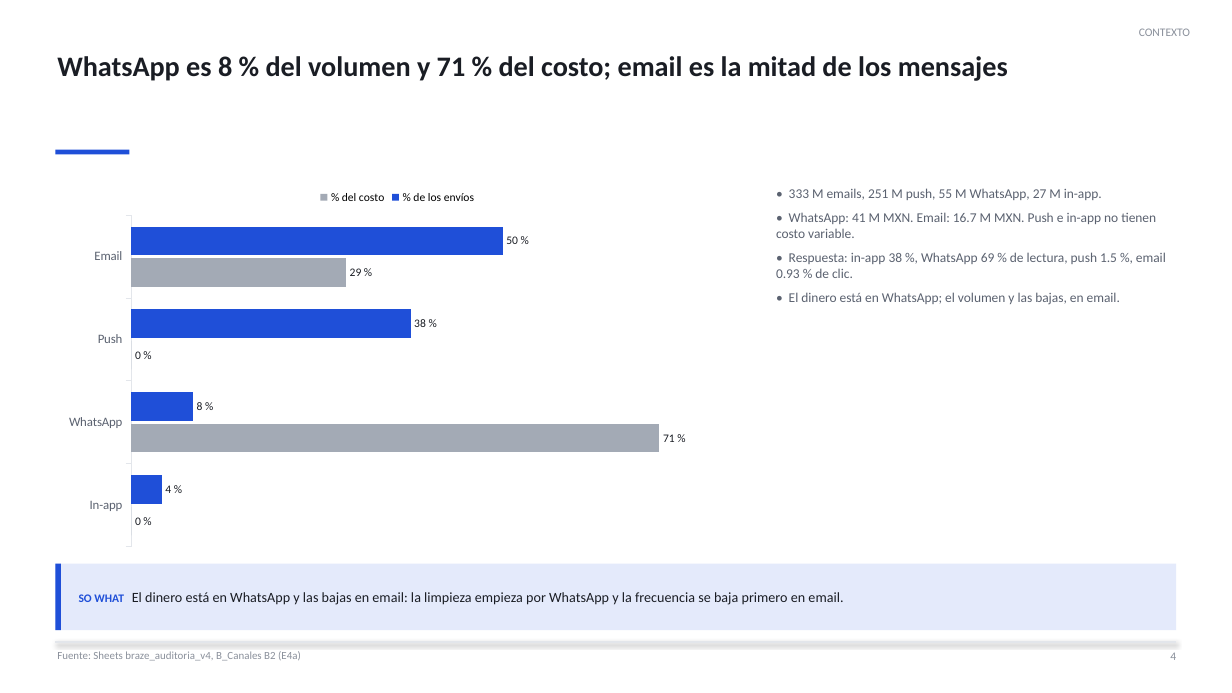
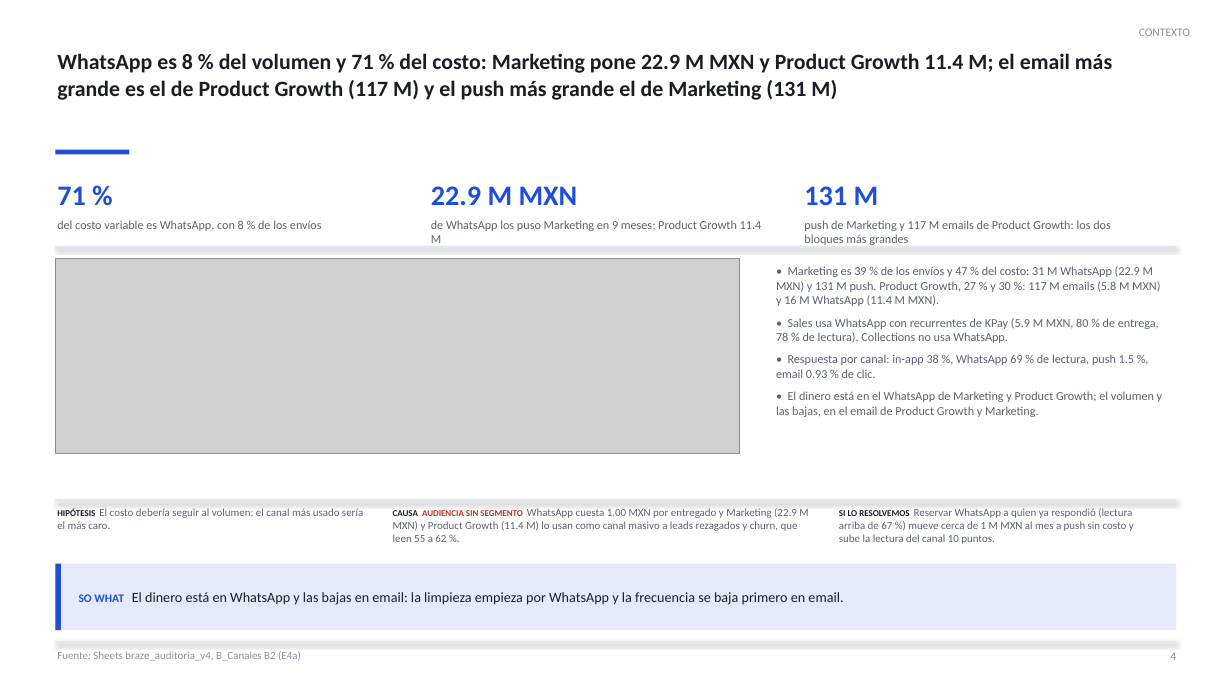
Before and after one commit to dvillasisr-lab/claude, a slide deck: slide 4 of braze-analysis/deck/BRAZE_KUESKI_DECK.pptx. Drawn at 1232x693 pixels with LibreOffice and Linux fonts; fonts in the diff are those of the drawing; grey boxes stand for pictures. Boxes give left, top, right and bottom in pixels: in the first picture for what was removed or moved away, otherwise in the second. Text is boxed around its words. In the diff, an @@ line names an element or a change of style, - is before the commit and + after.

```diff
--- a/braze-analysis/deck/BRAZE_KUESKI_DECK.pptx
+++ b/braze-analysis/deck/BRAZE_KUESKI_DECK.pptx
@@ text at (57,53,1112,100): text changed; size 22 to 17 pt @@
-WhatsApp es 8 % del volumen y 71 % del costo; email es la mitad de los mensajes
+WhatsApp es 8 % del volumen y 71 % del costo: Marketing pone 22.9 M MXN y Product Growth 11.4 M; el email más grande es el de Product Growth (117 M) y el push más grande el de Marketing (131 M)
@@ bar chart removed at (55,180,739,555) @@
-categories: Email, Push, WhatsApp, In-app
-% de los envíos: 50, 38, 8, 4
-% del costo: 29, 0, 71, 0
@@ text added at (57,186,86,205), 22 pt, text #1F4FD8, bold @@
+71 %
@@ text added at (431,186,578,205), 22 pt, text #1F4FD8, bold @@
+22.9 M MXN
@@ text added at (804,186,879,205), 22 pt, text #1F4FD8, bold @@
+131 M
@@ text added at (57,220,322,231), 9.5 pt, text #5B6270 @@
+del costo variable es WhatsApp, con 8 % de los envíos
@@ text added at (431,220,762,243), 9.5 pt, text #5B6270 @@
+de WhatsApp los puso Marketing en 9 meses; Product Growth 11.4 M
@@ text added at (804,220,1111,245), 9.5 pt, text #5B6270 @@
+push de Marketing y 117 M emails de Product Growth: los dos bloques más grandes
@@ line added from (55, 248) to (1177, 248), #E3E6EB 2 pt @@
@@ picture added at (55,259,739,454) @@
@@ text at (776,266,1163,417): text changed; size 10.5 to 9.5 pt @@
-• 333 M emails, 251 M push, 55 M WhatsApp, 27 M in-app.
-• WhatsApp: 41 M MXN. Email: 16.7 M MXN. Push e in-app no tienen costo variable.
-• Respuesta: in-app 38 %, WhatsApp 69 % de lectura, push 1.5 %, email 0.93 % de clic.
-• El dinero está en WhatsApp; el volumen y las bajas, en email.
+• Marketing es 39 % de los envíos y 47 % del costo: 31 M WhatsApp (22.9 M MXN) y 131 M push. Product Growth, 27 % y 30 %: 117 M emails (5.8 M MXN) y 16 M WhatsApp (11.4 M MXN).
+• Sales usa WhatsApp con recurrentes de KPay (5.9 M MXN, 80 % de entrega, 78 % de lectura). Collections no usa WhatsApp.
+• Respuesta por canal: in-app 38 %, WhatsApp 69 % de lectura, push 1.5 %, email 0.93 % de clic.
+• El dinero está en el WhatsApp de Marketing y Product Growth; el volumen y las bajas, en el email de Product Growth y Marketing.
@@ line added from (55, 501) to (1177, 501), #E3E6EB 2 pt @@
@@ text added at (57,508,363,529), 8.5 pt, text #5B6270 @@
+HIPÓTESIS El costo debería seguir al volumen: el canal más usado sería el más caro.
@@ text added at (393,508,808,542), 8.5 pt, text #5B6270 @@
+CAUSA AUDIENCIA SIN SEGMENTO WhatsApp cuesta 1.00 MXN por entregado y Marketing (22.9 M MXN) y Product Growth (11.4 M) lo usan como canal masivo a leads rezagados y churn, que leen 55 a 62 %.
@@ text added at (839,508,1134,544), 8.5 pt, text #5B6270 @@
+SI LO RESOLVEMOS Reservar WhatsApp a quien ya respondió (lectura arriba de 67 %) mueve cerca de 1 M MXN al mes a push sin costo y sube la lectura del canal 10 puntos.
```
Also in this commit, not shown: 44 other slides changed, 20 slides added, 1 slide removed, 22 other files.
